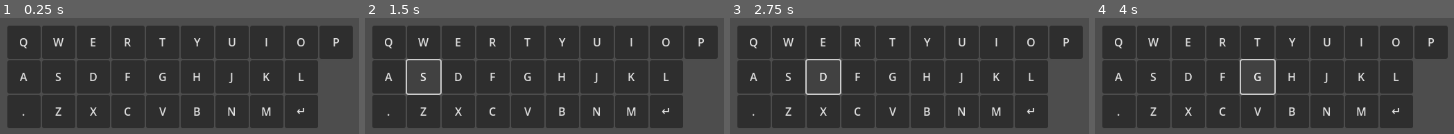
Above: before the commit, frames 1-4 (left to right).
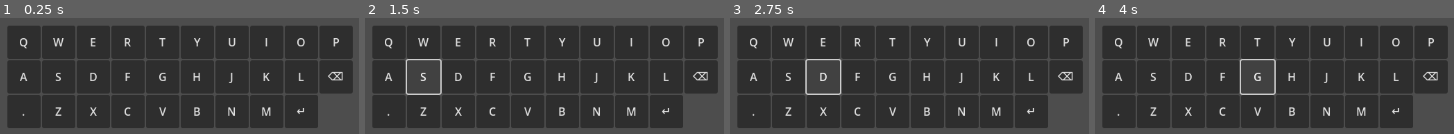
Above: after the commit, the same moments.

Repository: Pitrified/worble
Game: Godot game, scene res://keyboard.tscn
The game is run twice, just before and just after one commit, with the same random seed, the same clock (stepped at 60 frames per second) and the same inputs.
Inputs:
- Up to frame 1 (0.25 s): no input
- Up to frame 2 (1.5 s): click "A" at 0.5 s; click "S" at 1.25 s
- Up to frame 3 (2.75 s): click "D" at 2 s
- Up to frame 4 (4 s): click "F" at 2.75 s; click "G" at 3.5 s

The runs differ from the first frame. In frame 1, 2.5% of the frame differs, in the area x 89-99%, y 36-65%; in frame 2, 2.5%; in frame 3, 2.5%; in frame 4, 2.5%.

Commit message:
Add backspace

Diff:
--- a/kb_button.gd
+++ b/kb_button.gd
@@ -12,6 +12,7 @@
 # a map to show the user a different character for some keys
 const SHOW_CHARS = {
 	'enter': '↵',
+	'backspace': '⌫',
 	'.': '.',
 }
 
--- a/keyboard.gd
+++ b/keyboard.gd
@@ -5,7 +5,7 @@
 # define the keyboard letters, organized in rows
 const KB_LETTERS = [
 	['Q', 'W', 'E', 'R', 'T', 'Y', 'U', 'I', 'O', 'P'],
-	['A', 'S', 'D', 'F', 'G', 'H', 'J', 'K', 'L'],
+	['A', 'S', 'D', 'F', 'G', 'H', 'J', 'K', 'L', 'backspace'],
 	['.', 'Z', 'X', 'C', 'V', 'B', 'N', 'M', 'enter']
 ]
 
